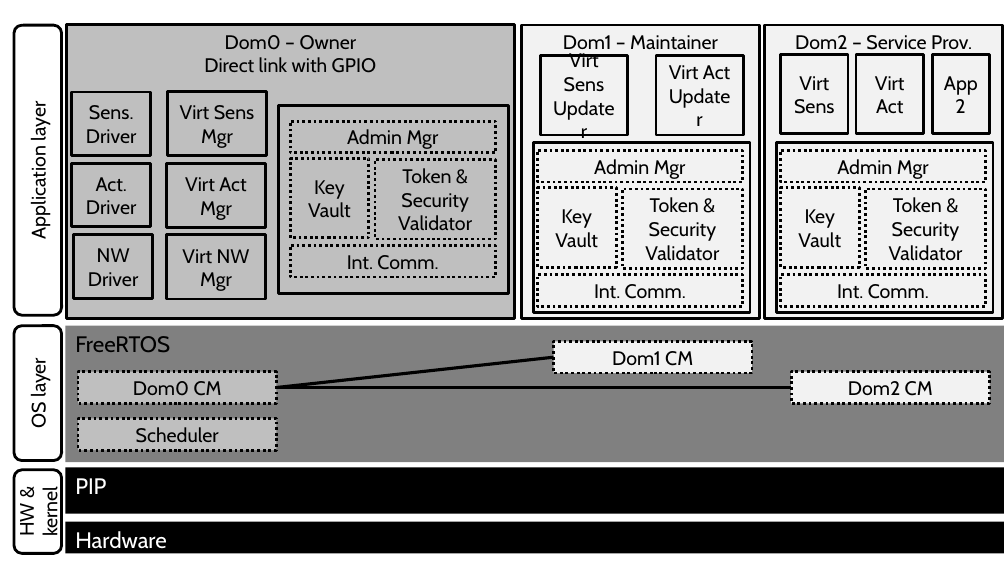
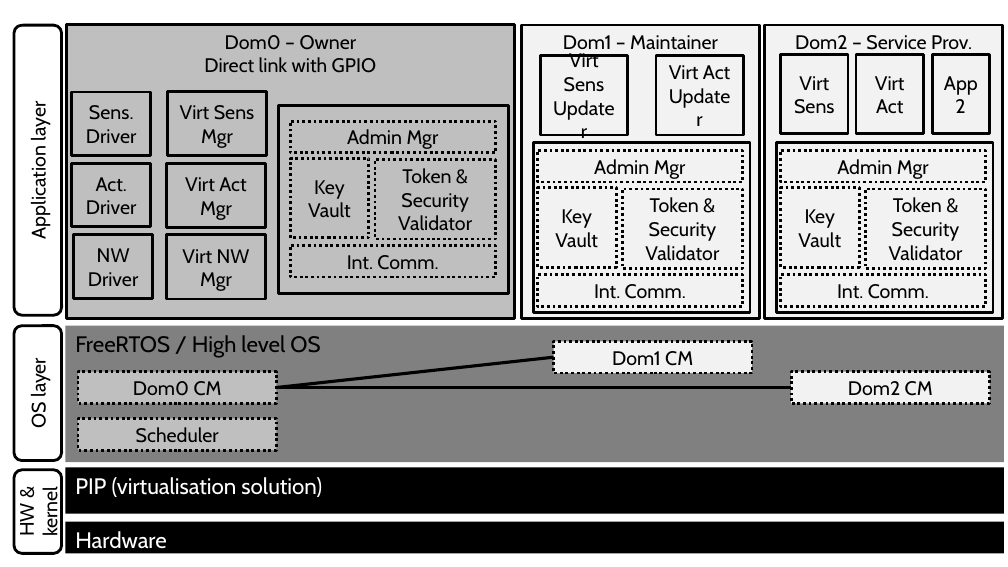
Before and after one commit to ymah/pip-odsi, a slide deck: slide 1 of papier/odsi_wp1wp3/figures/layers.pptx. Drawn at 1008x567 pixels with LibreOffice and Linux fonts; fonts in the diff are those of the drawing. Boxes give left, top, right and bottom in pixels: in the first picture for what was removed or moved away, otherwise in the second. Text is boxed around its words. In the diff, an @@ line names an element or a change of style, - is before the commit and + after.

```diff
--- a/papier/odsi_wp1wp3/figures/layers.pptx
+++ b/papier/odsi_wp1wp3/figures/layers.pptx
@@ text in rectangle at (x1=75, y1=335, x2=320, y2=358): text changed @@
-FreeRTOS
+FreeRTOS / High level OS
@@ text in rectangle at (x1=75, y1=477, x2=322, y2=497): text changed @@
-PIP
+PIP (virtualisation solution)
```
Also in this commit, not shown: 1 slide added, 11 other files.
